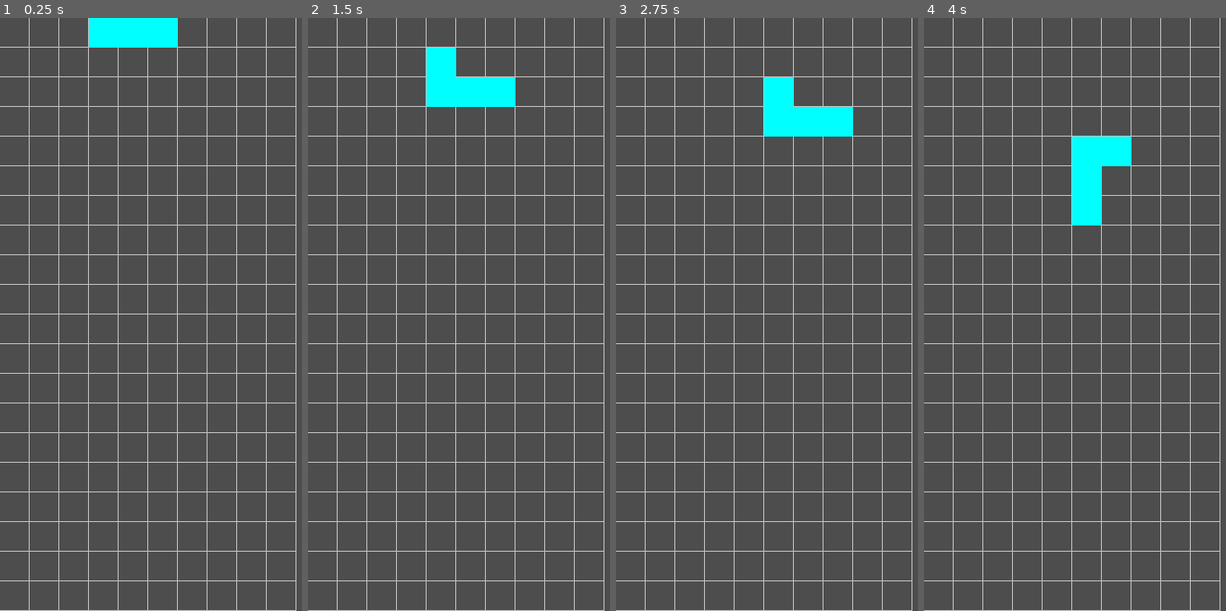
Above: before the commit, frames 1-4 (left to right).
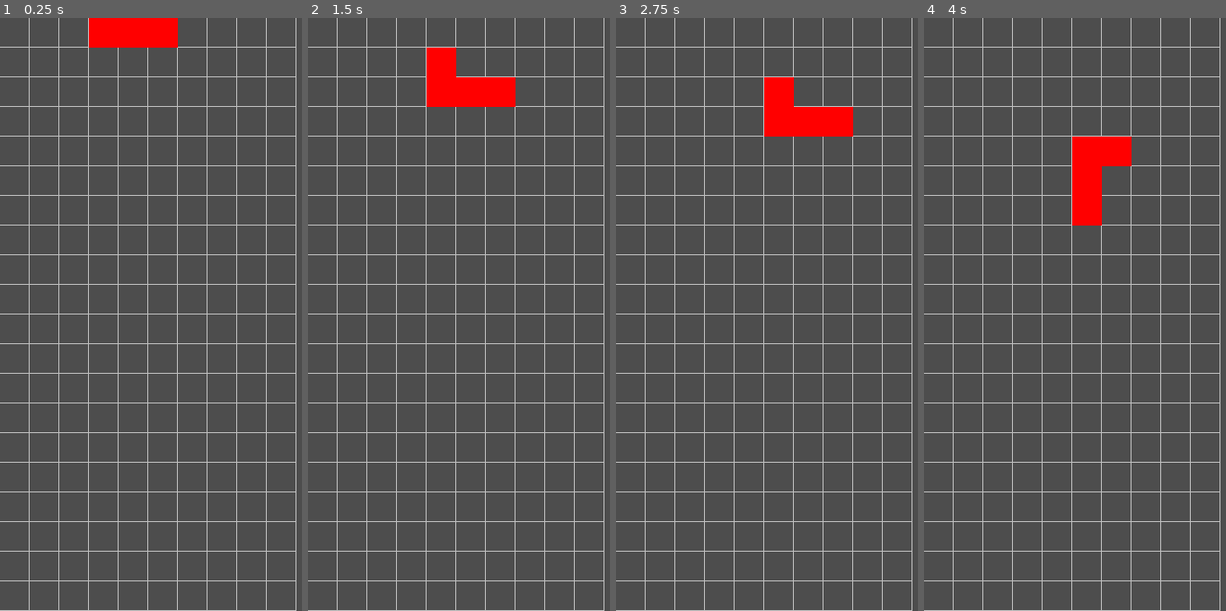
Above: after the commit, the same moments.

Repository: ChinZhengHong/Spectris
Game: Godot game, scene res://main.tscn
The game is run twice, just before and just after one commit, with the same random seed, the same clock (stepped at 60 frames per second) and the same inputs.
Inputs:
- Up to frame 1 (0.25 s): no input
- Up to frame 2 (1.5 s): tap Enter at 0.5 s; hold Right (ui_right) 0.53-1.28 s; tap Space at 1.25 s; hold Down (ui_down) from 1.28 s (still down)
- Up to frame 3 (2.75 s): release Down (ui_down) at 2.03 s; hold Right (ui_right) from 2.03 s (still down)
- Up to frame 4 (4 s): tap Enter at 2.75 s; release Right (ui_right) at 2.78 s; hold Up (ui_up) 2.78-3.53 s; tap Space at 3.5 s; hold Left (ui_left) from 3.53 s (still down)

The runs differ from the first frame. In frame 1, 1.5% of the frame differs, in the area x 29-59%, y 0-5%; in frame 2, 2.0%, in the area x 39-69%, y 5-15%; in frame 3, 2.0%; in frame 4, 2.0%.

Commit message:
add color red, orange and so on

Diff:
--- a/board.gd
+++ b/board.gd
@@ -18,6 +18,18 @@
 			row.append(-1) #initial value = -1, mean it is empty
 		grid.append(row)
 
+# color
+func get_color_for_id(id: int) -> Color:
+	match id:
+		0: return Color.RED
+		1: return Color.ORANGE
+		2: return Color.YELLOW
+		3: return Color.GREEN
+		4: return Color.BLUE
+		5: return Color(0.29, 0, 0.51)
+		6: return Color(0.58, 0, 0.83)
+		7: return Color.WHITE
+		_: return Color.GRAY
 
 # drawing line
 func _draw():
@@ -35,7 +47,7 @@
 		for x in range(GRID_WIDTH):
 			if grid[y][x] != -1:
 				var rect = Rect2(x * CELL_SIZE, y * CELL_SIZE, CELL_SIZE, CELL_SIZE)
-				draw_rect(rect, Color.WHITE)
+				draw_rect(rect, get_color_for_id(grid[y][x]))
 
 # check the row
 func _is_row_full(y: int) -> bool:
--- a/current_piece.gd
+++ b/current_piece.gd
@@ -8,6 +8,7 @@
 var current_type = PieceData.PieceType.T
 var grid_position = Vector2i(4, 0)
 var block_offsets = []
+var current_color_id = 0
 var is_game_over = false
 @onready var board = get_node("../Board")
 
@@ -49,7 +50,7 @@
 	for offset in block_offsets:
 		var cell = grid_position + offset
 		var rect = Rect2(cell.x * CELL_SIZE, cell.y * CELL_SIZE, CELL_SIZE, CELL_SIZE)
-		draw_rect(rect, Color.CYAN)
+		draw_rect(rect, board.get_color_for_id(current_color_id))
 
 # input
 func _unhandled_input(event):
@@ -93,6 +94,6 @@
 func _lock_piece():
 	for offset in block_offsets:
 		var cell = grid_position + offset
-		board.grid[cell.y][cell.x] = 0
+		board.grid[cell.y][cell.x] = current_color_id
 	board.check_and_clear_lines()
 	board.queue_redraw()
